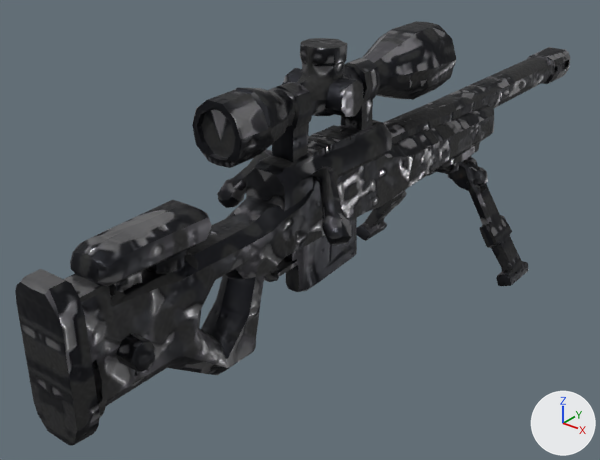
Two versions of the glTF model addons/arena_weapons/assets/models/marksman.glb, one commit apart.
Rendered twice from a camera (50 mm lens) standing at (0.566, -0.562, 0.474) and looking at (-0.068, 0.231, -0.017). Arrows for +X, +Y and +Z are at lower right; the lights stay in place. The first picture is the older version. Where no turn or scale is listed for an object, it has been applied to the vertices. Vertices at exactly the same position are counted once.

The older version as bpy lines, for what is in view:
```python
me_mesh_0 = bpy.data.meshes.new('Mesh_0')
me_mesh_0.from_pydata(...)  # 4444 vertices, 7790 faces; spans x -0.141..0.141, y -0.552..0.552, z -0.199..0.199
me_mesh_0.materials.append(mat_material_0)
ob_geometry_0 = bpy.data.objects.new('geometry_0', me_mesh_0)
ob_geometry_0.location = (0.0, 0.33, 0.055)
```
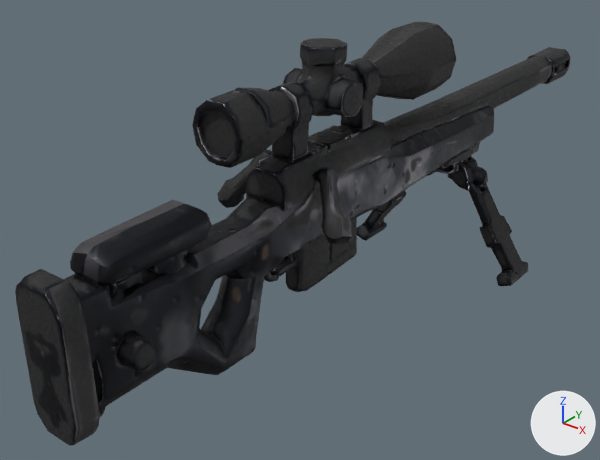
What the commit changed:
me_mesh_0 has 4444 vertices, 7790 faces and spans x -0.141..0.141, y -0.552..0.552, z -0.199..0.199.
me_mesh_0 is used by ob_geometry_0; location (0.0, 0.33, 0.055).
me_mesh_0 part 1: 7506 kept faces spanning x -0.141..0.141, y -0.552..0.552, z -0.199..0.199 get new texture (UV) coordinates.

Pixel boxes [x1, y1, x2, y2] of what changed, in the pictures (600 x 460 px):
part 1 of me_mesh_0, surface changed: [16, 26, 570, 444] in both
